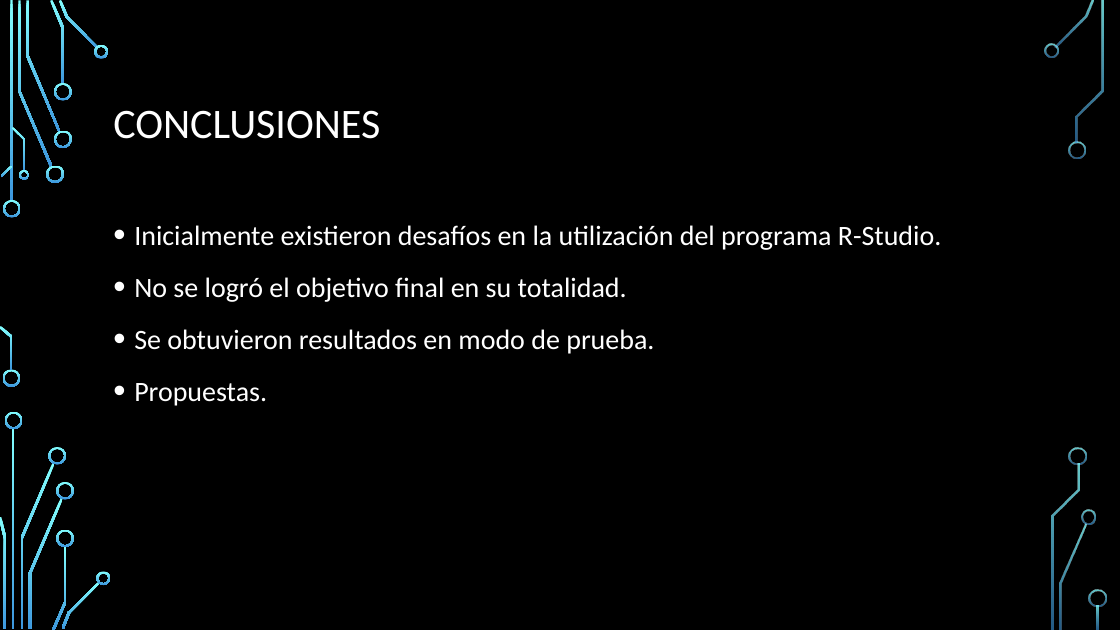
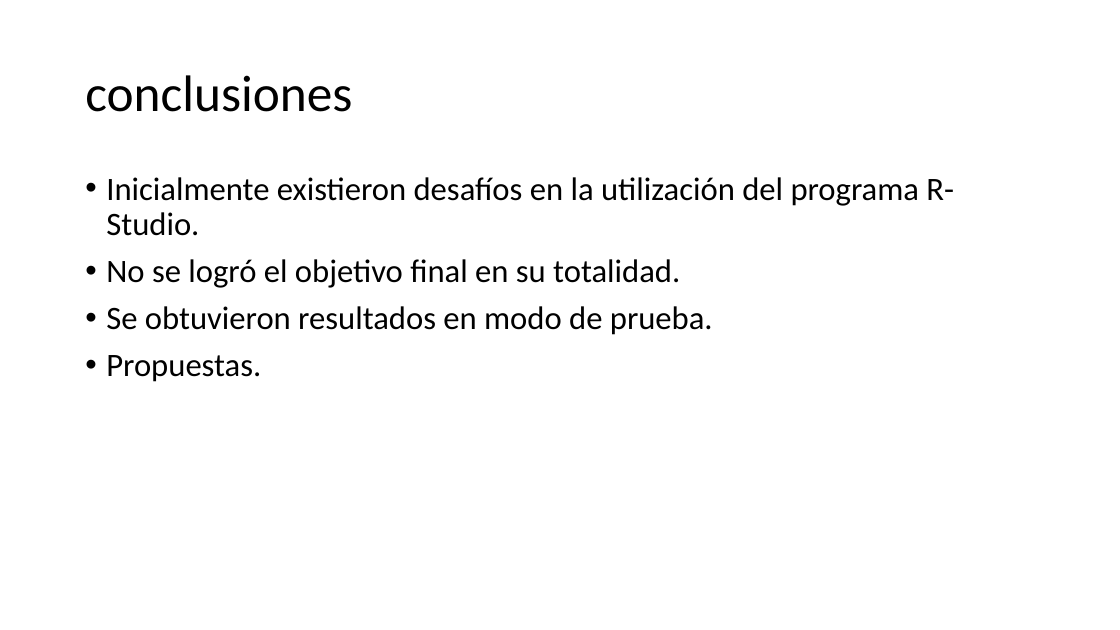
Before and after one commit to bryannegrete/financial-risk, a slide deck: slide 6 of Financial_Risk.pptx. Drawn at 1120x630 pixels with LibreOffice and Linux fonts; fonts in the diff are those of the drawing; background and template pictures are left out. Boxes give left, top, right and bottom in pixels: in the first picture for what was removed or moved away, otherwise in the second. Text is boxed around its words. In the diff, an @@ line names an element or a change of style, - is before the commit and + after.

```diff
--- a/Financial_Risk.pptx
+++ b/Financial_Risk.pptx
@@ background picture (left out) to #FFFFFF @@
@@ title at (x1=85, y1=75, x2=352, y2=112): text changed; size 36 to 44 pt; text colour #FFFFFF to #000000 @@
-CONCLUSIONES
+conclusiones
@@ text "Inicialmente existieron desafíos en la ..." moved from (x1=134, y1=225, x2=942, y2=406) to (x1=106, y1=177, x2=954, y2=382) @@
@@ text "Inicialmente existieron desafíos en la ..." at (x1=106, y1=177, x2=954, y2=382): size 24 to 28 pt, text colour #FFFFFF to #000000; line spacing 1.2 to 0.9 @@
@@ group removed at (x1=0, y1=0, x2=1107, y2=630): 33 freeform shapes, 3 rectangles @@
```
Also in this commit, not shown: 5 other slides changed, 1 slide added, 1 slide removed, 1 other file.
